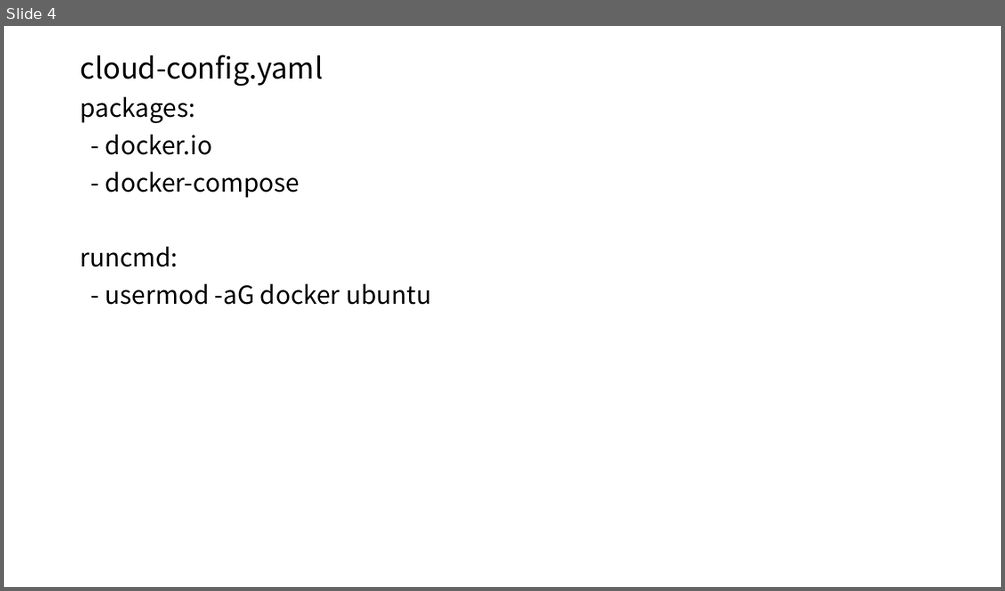
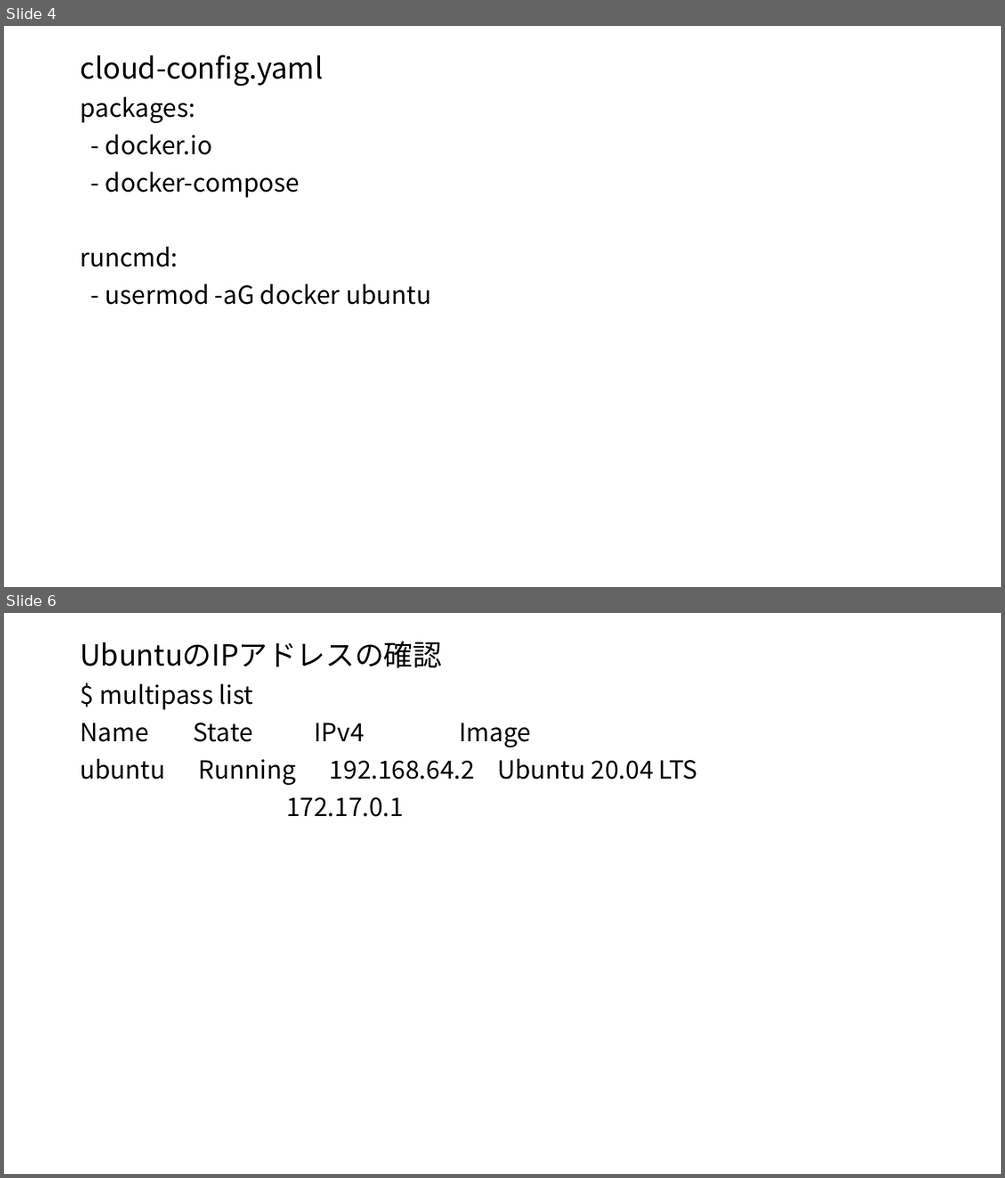
Before and after one commit to higayasuo/scripts, a slide deck: curriculum/1_preparation/1_docker_mac.pptx. Shown one above the other, each under a label of ours: slide 4 before the commit, slides 4 and 6 after it; the slides between them are not shown. The pictures are 1005x591 and 1005x1178 pixels, drawn with LibreOffice and Linux fonts; fonts in the diff are those of the drawing. Boxes give left, top, right and bottom in pixels: in the first picture for what was removed or moved away, otherwise in the second. Text is boxed around its words. In the diff, an @@ line names an element or a change of style, - is before the commit and + after.

```diff
--- a/curriculum/1_preparation/1_docker_mac.pptx
+++ b/curriculum/1_preparation/1_docker_mac.pptx
@@ slide 6 added at box(4, 613, 1001, 1174), background #FFFFFF @@
@@ text added at box(80, 641, 698, 817), 24 pt, text #000000 @@
+UbuntuのIPアドレスの確認
+$ multipass list
+Name State IPv4 Image
+ubuntu Running 192.168.64.2 Ubuntu 20.04 LTS
+172.17.0.1
```
Also in this commit, not shown: 1 slide changed, 3 other slides added, 3 other files.
